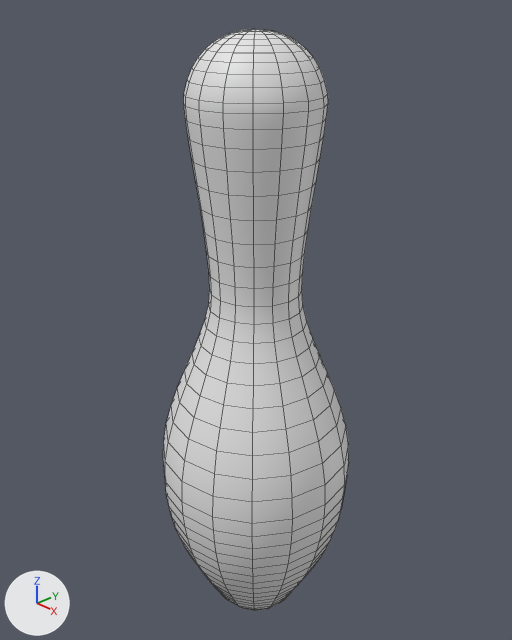
An edit to the Blender file Bowling Pin and Ball/Bowling Ball And Pin.blend, drawn before and after from the same camera.
Camera for both pictures: a 50 mm camera at (0.28, -0.263, 0.397) aimed at (-0.008, 0.008, 0.214). Every picture has the same lights, and +X, +Y and +Z are marked at lower left. Mesh edges are drawn as thin lines.

Names of what the first picture shows: 'Bowling Pin'.
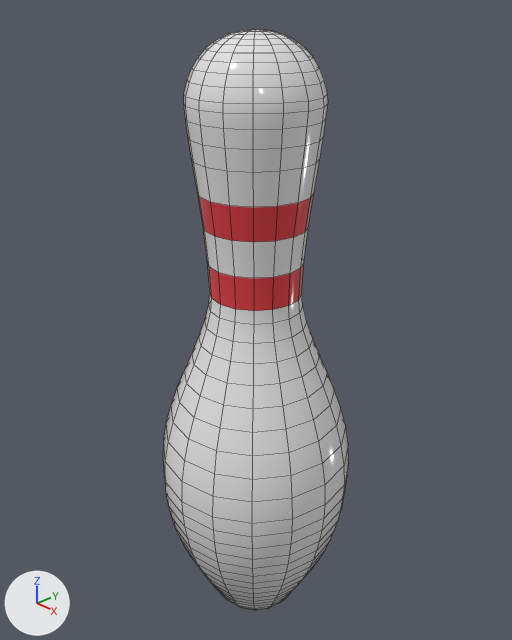
What differs and where, as boxes [x1, y1, x2, y2] in the pictures (512 x 640 px):
part 1 of me_mesh, cut back: [192, 159, 320, 325] in both
part 2 of me_mesh, recoloured (white to red): before [196, 182, 316, 307]; after [198, 193, 314, 311]

What the commit changed:
Material 'Pin' (mat_pin) is new.
Its base color is (0.8, 0.8, 0.8) (white #e7e7e7).
Its roughness is 0.1.
Material 'Red Stripes' (mat_red_stripes) is new.
Its base color is (0.748, 0.0492, 0.0585) (red #e03f44).
Its roughness is 0.1.
me_mesh is used by ob_bowling_pin; location (0.0, 0.0, 0.0).
me_mesh had 786 vertices, 800 faces and spanned x -0.061..0.061, y -0.061..0.061, z 0.0..0.38.
me_mesh now has 754 vertices, 768 faces and spans x -0.061..0.061, y -0.061..0.061, z 0.0..0.38.
Part 1, on me_mesh:
32 vertices are removed from x -0.029..0.029, y -0.029..0.029, z 0.262..0.276.
48 faces are deleted.
16 vertices in x -0.027..0.027, y -0.027..0.027, z 0.239 move by (0.0, 0.0, -0.002).
4 vertices in x -0.023..0.023, y -0.023..0.023, z 0.303 move by (0.0, 0.0, -0.006).
3 vertices in x 0.013..0.033, y -0.03..0.03, z 0.303 move by (-0.001, 0.0, -0.006).
3 vertices in x 0.01..0.025, y -0.025..-0.01, z 0.25 move by (0.001, -0.001, 0.006).
3 vertices in x -0.03..0.03, y -0.033..-0.013, z 0.303 move by (0.0, 0.001, -0.006).
3 vertices in x -0.025..-0.01, y -0.025..-0.01, z 0.25 move by (-0.001, -0.001, 0.006).
32 vertices move from x -0.033..0.031, y -0.031..0.033, z 0.25..0.303 to x -0.032..0.03, y -0.03..0.032, z 0.256..0.297.
16 new faces join them, mat_pin (white #e7e7e7).
me_mesh part 2: 32 faces spanning x -0.032..0.032, y -0.032..0.032, z 0.237..0.297 switch from no material to mat_red_stripes (red #e03f44).
me_mesh now uses material mat_pin (white #e7e7e7).
